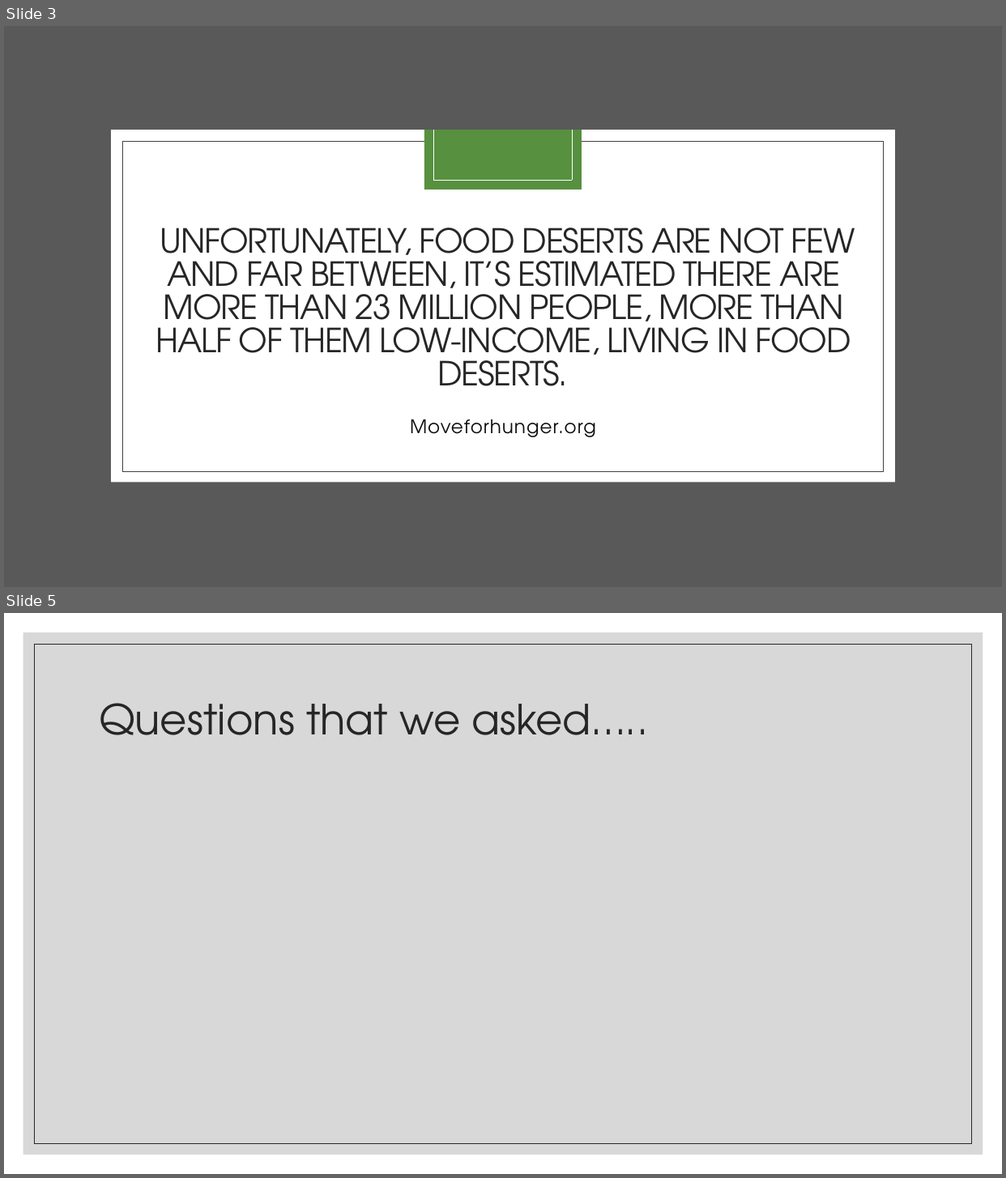
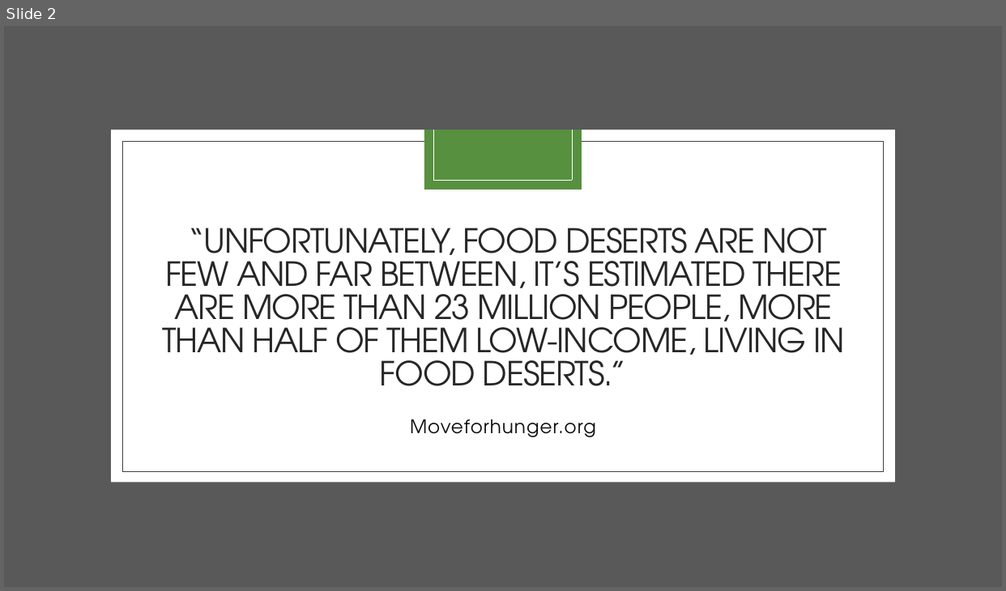
Before and after one commit to marybellavia/project-one, a slide deck: Urban Food Deserts.pptx. Shown one above the other, each under a label of ours: slides 3 and 5 before the commit, slide 2 after it; the slides between them are not shown. The pictures are 1006x1178 and 1006x591 pixels, drawn with LibreOffice and Linux fonts; fonts in the diff are those of the drawing. Boxes give left, top, right and bottom in pixels: in the first picture for what was removed or moved away, otherwise in the second. Text is boxed around its words. In the diff, an @@ line names an element or a change of style, - is before the commit and + after.

```diff
--- a/Urban Food Deserts.pptx
+++ b/Urban Food Deserts.pptx
@@ slide 5 removed at (4,613,1002,1174), background #FFFFFF @@
@@ rectangle removed at (23,632,983,1155) @@
@@ rectangle removed at (35,644,972,1144) @@
@@ title removed at (99,703,648,735) @@
-Questions that we asked…..
@@ what was slide 3 is now slide 2 @@
@@ slide 2 changed as well @@
@@ title at (162,228,844,386): text changed @@
-UNFORTUNATELY, FOOD DESERTS ARE NOT FEW AND FAR BETWEEN, IT’S ESTIMATED THERE ARE MORE THAN 23 MILLION PEOPLE, MORE THAN HALF OF THEM LOW-INCOME, LIVING IN FOOD DESERTS.
+“UNFORTUNATELY, FOOD DESERTS ARE NOT FEW AND FAR BETWEEN, IT’S ESTIMATED THERE ARE MORE THAN 23 MILLION PEOPLE, MORE THAN HALF OF THEM LOW-INCOME, LIVING IN FOOD DESERTS.”
```
Also in this commit, not shown: 9 other slides changed, 5 slides added, 6 other slides removed, 6 other files.
